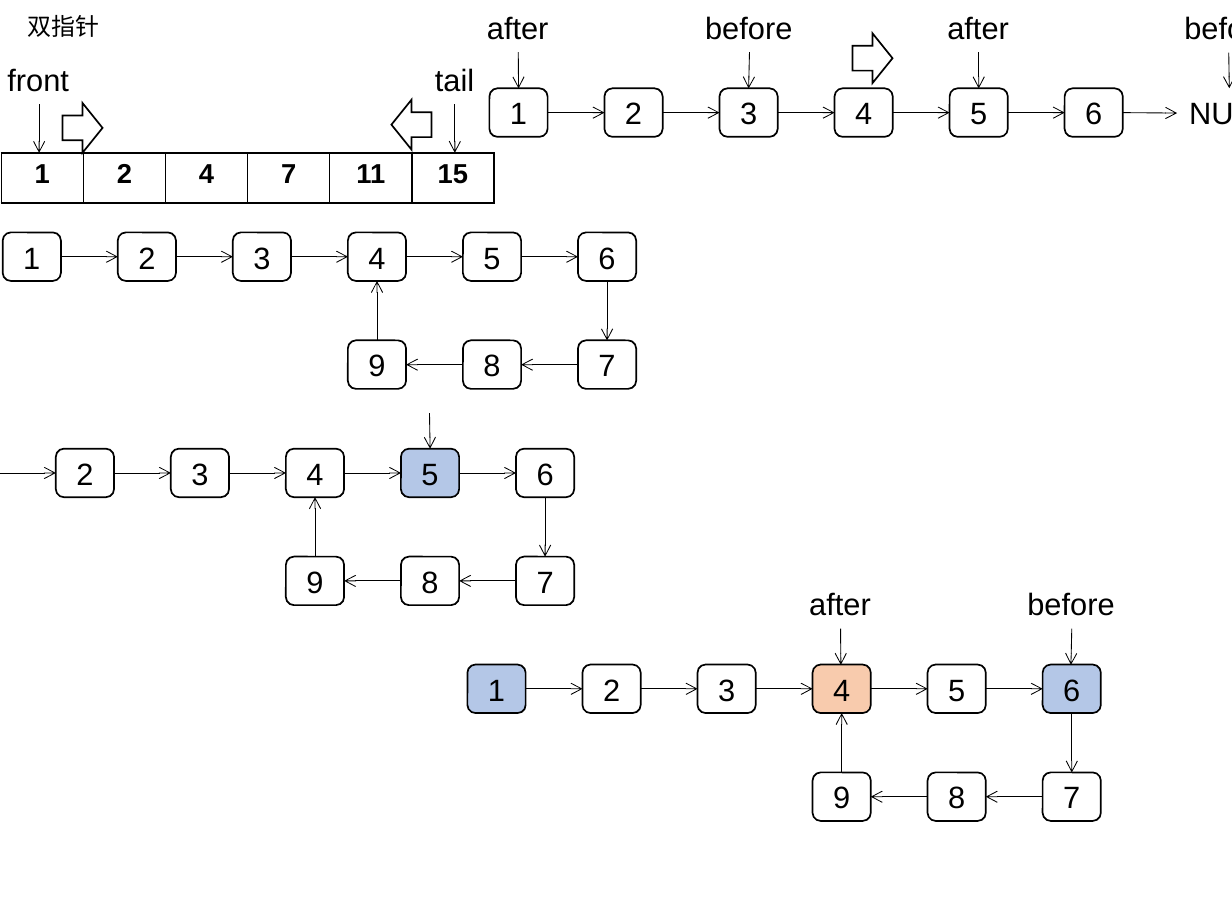
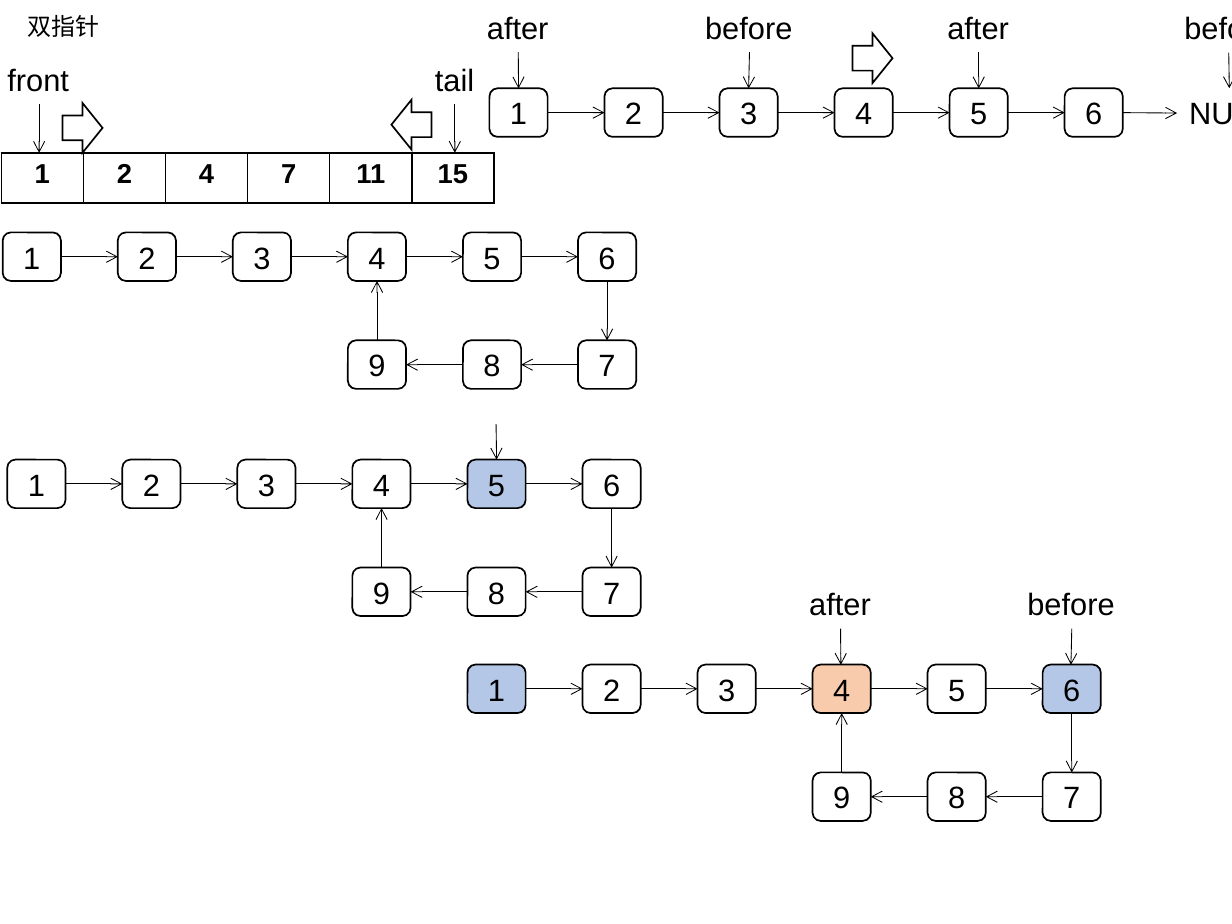
Before and after one commit to movetobe/movetobe.github.io, a slide deck: slide 1 of xxx.pptx. Drawn at 1232x924 pixels with LibreOffice and Linux fonts; fonts in the diff are those of the drawing. Boxes give left, top, right and bottom in pixels: in the first picture for what was removed or moved away, otherwise in the second. Text is boxed around its words. In the diff, an @@ line names an element or a change of style, - is before the commit and + after.

```diff
--- a/xxx.pptx
+++ b/xxx.pptx
@@ rounded rectangle added at box(7, 460, 65, 508), outline #000000 1 pt, 18 pt, text #000000 @@
+1
@@ 10 arrows, 8 rounded rectangles: place and size @@
-10 arrows, 8 rounded rectangles at box(0, 413, 574, 605)
+10 arrows, 8 rounded rectangles at box(65, 424, 641, 616)
```
Also in this commit, not shown: 6 other files.
